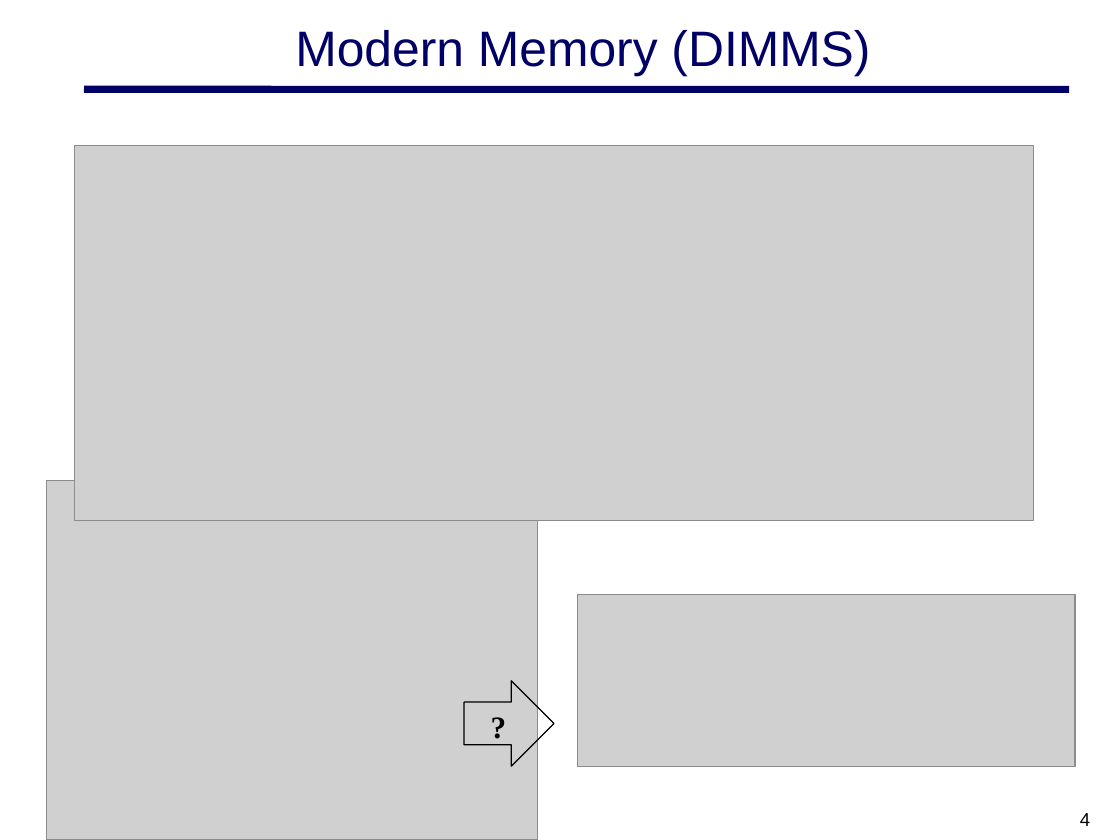
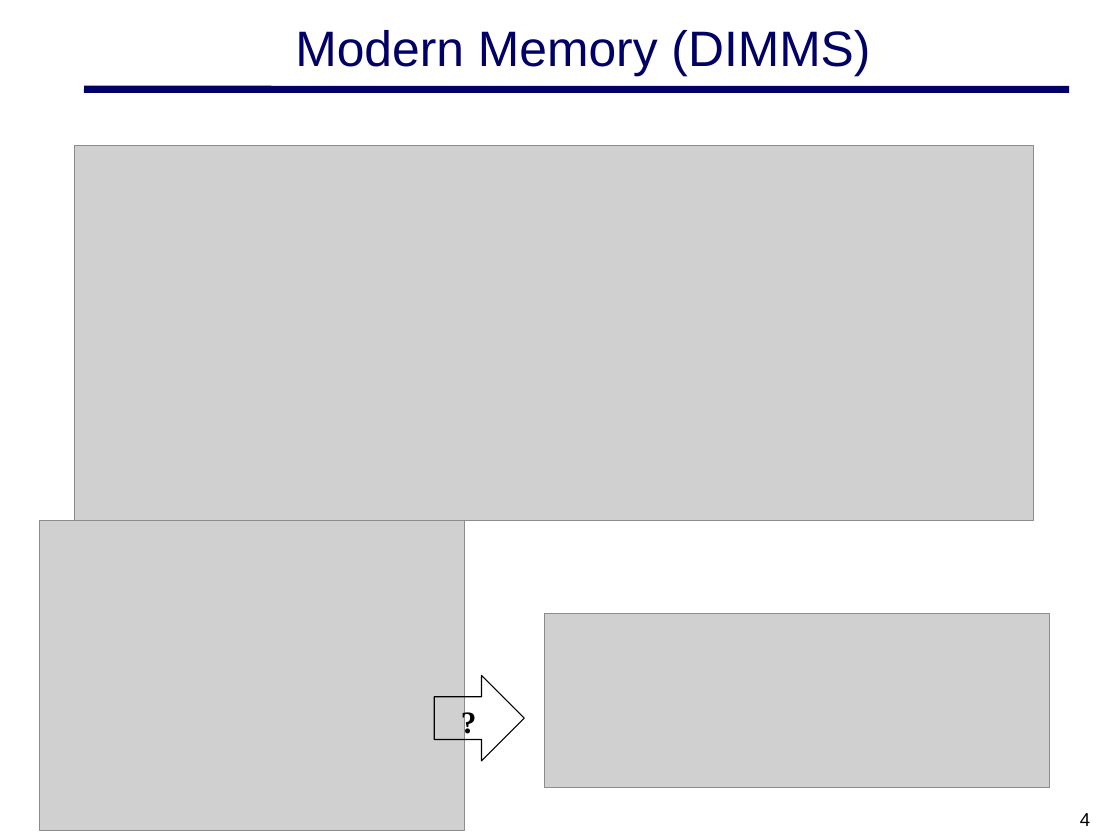
Before and after one commit to MHayden18/Architecture, a slide deck: slide 4 of Powerpoints/CSCE 692 02 Cache-Chap2-B.pptx. Drawn at 1120x840 pixels with LibreOffice and Linux fonts; fonts in the diff are those of the drawing; grey boxes stand for pictures; background and template pictures are left out. Boxes give left, top, right and bottom in pixels: in the first picture for what was removed or moved away, otherwise in the second. Text is boxed around its words. In the diff, an @@ line names an element or a change of style, - is before the commit and + after.

```diff
--- a/Powerpoints/CSCE 692 02 Cache-Chap2-B.pptx
+++ b/Powerpoints/CSCE 692 02 Cache-Chap2-B.pptx
@@ picture: place and size @@
-picture at (46, 480, 538, 840)
+picture at (39, 520, 464, 830)
@@ picture: place and size @@
-picture at (578, 595, 1075, 766)
+picture at (544, 613, 1049, 787)
@@ right arrow "?": place and size @@
-right arrow "?" at (464, 681, 553, 766)
+right arrow "?" at (435, 675, 524, 760)
```
Also in this commit, not shown: 8 other slides changed, 4 slides added, 2 slides removed, 1 other file.
